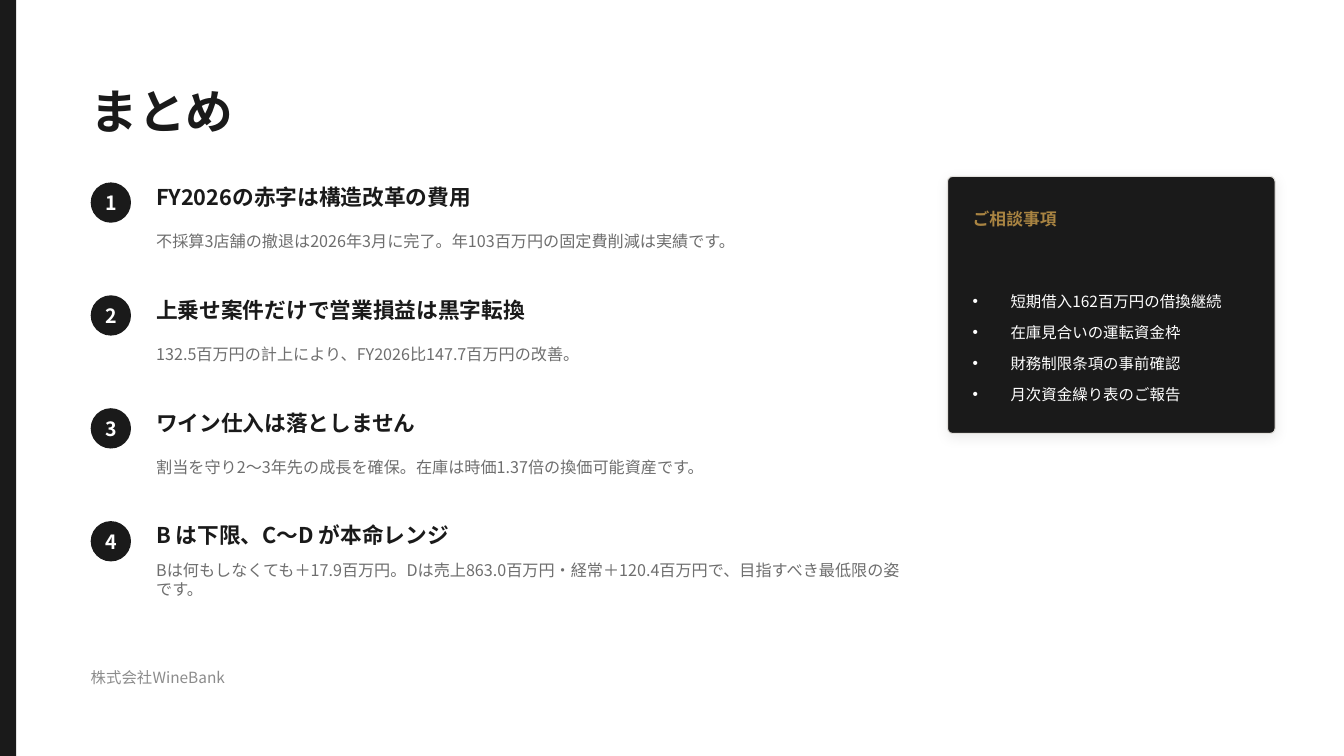
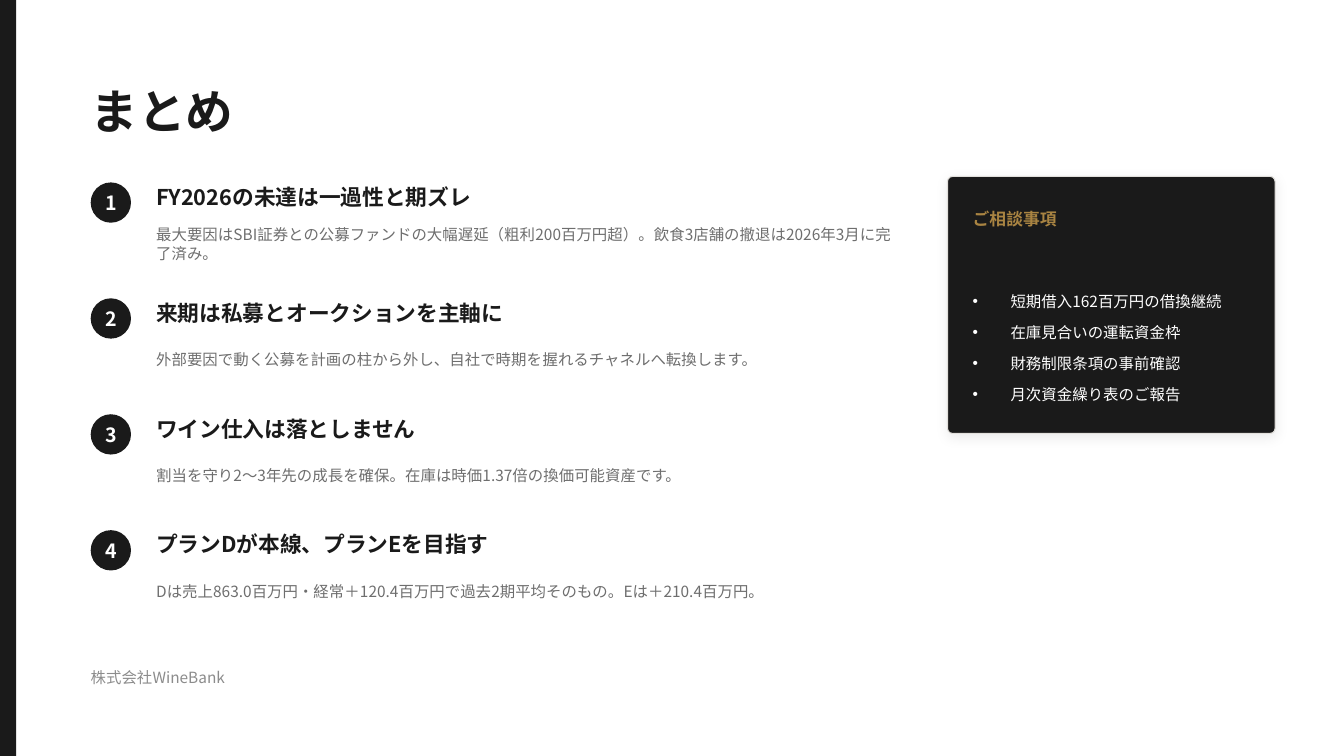
Before and after one commit to nakano-winebank/wine-auction, a slide deck: slide 17 of out/WineBank_FY2027_銀行提出.pptx. Drawn at 1344x756 pixels with LibreOffice and Linux fonts; fonts in the diff are those of the drawing. Boxes give left, top, right and bottom in pixels: in the first picture for what was removed or moved away, otherwise in the second. Text is boxed around its words. In the diff, an @@ line names an element or a change of style, - is before the commit and + after.

```diff
--- a/out/WineBank_FY2027_銀行提出.pptx
+++ b/out/WineBank_FY2027_銀行提出.pptx
@@ text at [156,186,471,207]: text changed @@
-FY2026の赤字は構造改革の費用
+FY2026の未達は一過性と期ズレ
@@ text at [156,227,890,260]: text changed; size 11.5 to 11 pt @@
-不採算3店舗の撤退は2026年3月に完了。年103百万円の固定費削減は実績です。
+最大要因はSBI証券との公募ファンドの大幅遅延（粗利200百万円超）。飲食3店舗の撤退は2026年3月に完了済み。
@@ text at [156,302,503,323]: text changed @@
-上乗せ案件だけで営業損益は黒字転換
+来期は私募とオークションを主軸に
@@ text at [156,352,757,366]: text changed; size 11.5 to 11 pt @@
-132.5百万円の計上により、FY2026比147.7百万円の改善。
+外部要因で動く公募を計画の柱から外し、自社で時期を握れるチャネルへ転換します。
@@ 2 texts, 1 ellipse: place and size @@
-2 texts, 1 ellipse at [91,408,415,449]
+2 texts, 1 ellipse at [91,414,415,455]
@@ text "割当を守り2〜3年先の成長を確保。在庫は時価1.37倍の換価可能資産です。" at [156,468,681,482]: size 11.5 to 11 pt @@
@@ text "4": place and size @@
-text "4" at [105,534,117,549]
+text "4" at [105,543,117,558]
@@ ellipse: place and size @@
-ellipse at [91,521,131,562]
+ellipse at [91,530,131,571]
@@ text at [156,533,488,554]: text changed @@
-B は下限、C〜D が本命レンジ
+プランDが本線、プランEを目指す
@@ text at [156,584,764,598]: text changed; size 11.5 to 11 pt @@
-Bは何もしなくても＋17.9百万円。Dは売上863.0百万円・経常＋120.4百万円で、目指すべき最低限の姿です。
+Dは売上863.0百万円・経常＋120.4百万円で過去2期平均そのもの。Eは＋210.4百万円。
```
Also in this commit, not shown: 9 other slides changed, 2 slides added, 2 slides removed, 10 other files.
